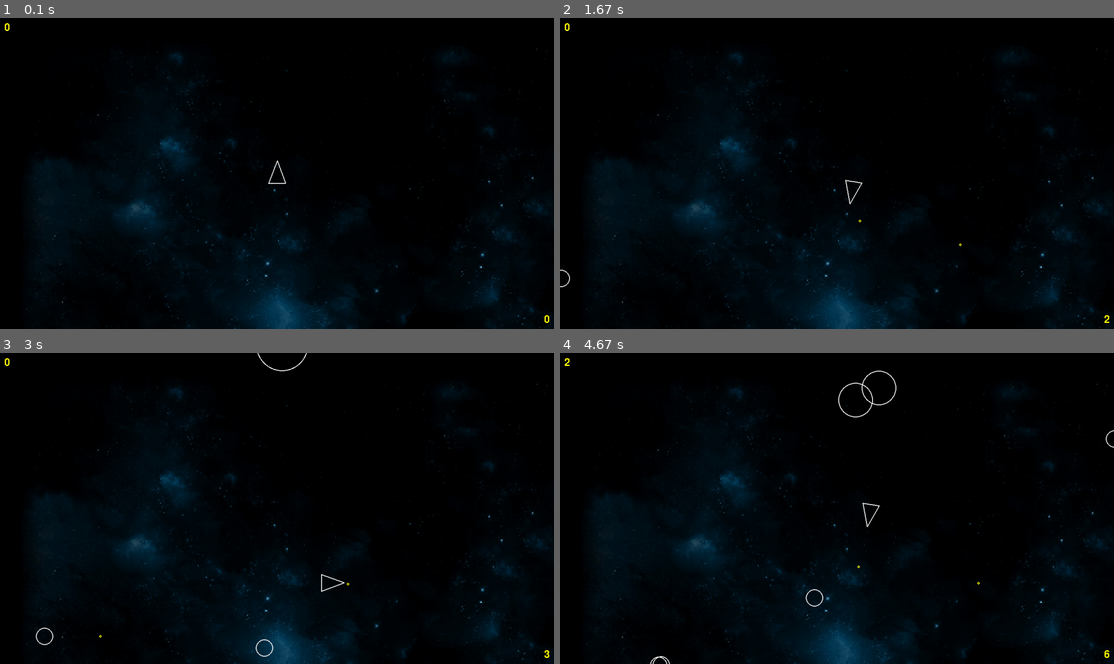
Above: before the commit, frames 1-4 (two rows, left to right).
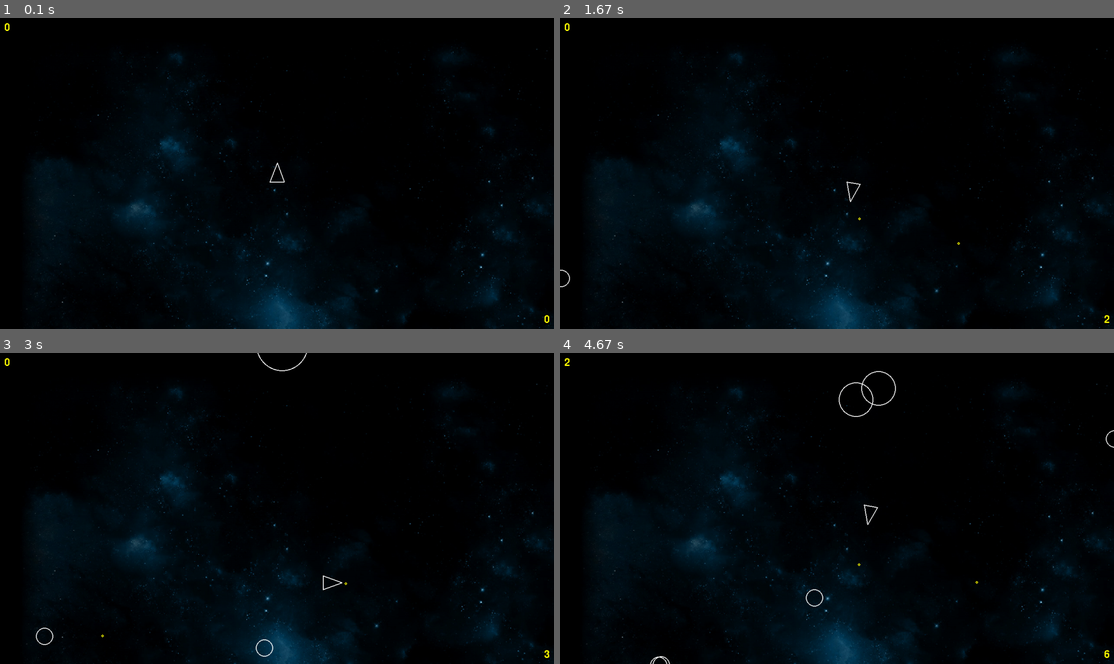
Above: after the commit, the same moments.

Repository: paulhunter/pygame-asteroids
Game: pygame game, started from main.py
Same seed, same stepped clock (60 frames per second), same inputs: the game is played once before the commit and once after it.
Inputs:
- Up to frame 1 (0.1 s): no input
- Up to frame 2 (1.67 s): tap Space at 0.33, 0.73, 1.03, 1.23, 1.57 s; hold Right 0.67-1.13 s; hold Up 1.17-1.47 s; hold Right from 1.5 s (still down)
- Up to frame 3 (3 s): tap Space at 1.87, 2.07, 2.37, 2.63, 2.97 s; release Right at 1.97 s; hold Left 2-2.53 s; hold Down 2.57-2.87 s; hold Left from 2.9 s (still down)
- Up to frame 4 (4.67 s): tap Space at 3.27, 3.4, 3.8, 4.1, 4.47 s; release Left at 3.3 s; hold Up 3.33-3.7 s; hold Right 3.73-4.37 s; hold Down from 4.4 s (still down)

The runs differ from the first frame. In frame 1, less than 0.1% of the frame differs, in the area x 48-52%, y 45-54%; in frame 2, less than 0.1%; in frame 3, 0.1%; in frame 4, 0.3%, in the area x 50-76%, y 5-75%.

Commit message:
feature list + player ship resize

Diff:
--- a/constants.py
+++ b/constants.py
@@ -6,7 +6,7 @@
 ASTEROID_MIN_RADIUS = 20 # pixels
 ASTEROID_MAX_RADIUS = ASTEROID_KINDS * ASTEROID_MIN_RADIUS # pixels
 
-PLAYER_RADIUS = 30 # pixels
+PLAYER_RADIUS = 25 # pixels
 PLAYER_TURN_SPEED = 300 # degrees per second
 PLAYER_MAX_SPEED = 200 # pixels per second
 PLAYER_ACCELERATION = 500 # pixels per second per second
--- a/main.py
+++ b/main.py
@@ -20,20 +20,23 @@
 [ ] Multiple Lives and respawning
 [ ] Add an explosion effect for the asteroids
 [x] Add acceleration to the player
-[ ] Make the objects wrap around the screen
-    [x] Player
-    [ ] Asteroids
+[x] Make the player wrap around the screen
+[ ] Clear Asteroids that have traveled off screen
+[ ] Increase asteroid spawn rate with time
 [x] Add a background image
 [ ] Spawn Modifiers on Score Thesholds
+    - Grant half the modifier if shot
+    - Grant full value if 'collected' with ship
     [ ] Create different weapon types
     [ ] Add a shield power-up
-    [ ] Add a speed power-up
+    [ ] Add a speed power-up (acceleration)
 [ ] Make the asteroids lumpy instead of round
     > Pin the points to a circle, and use a circle bounding box to optimize
     collision checks before iterating line segments
 [x] Make the ship have a triangular hitbox
     [x] Create a line segment + circle intersect check
     [ ] Optimize check with a bounding circle check first
+        [x] Constrain ship dimensions to a circle
 [ ] Add bombs that can be dropped
 
 
